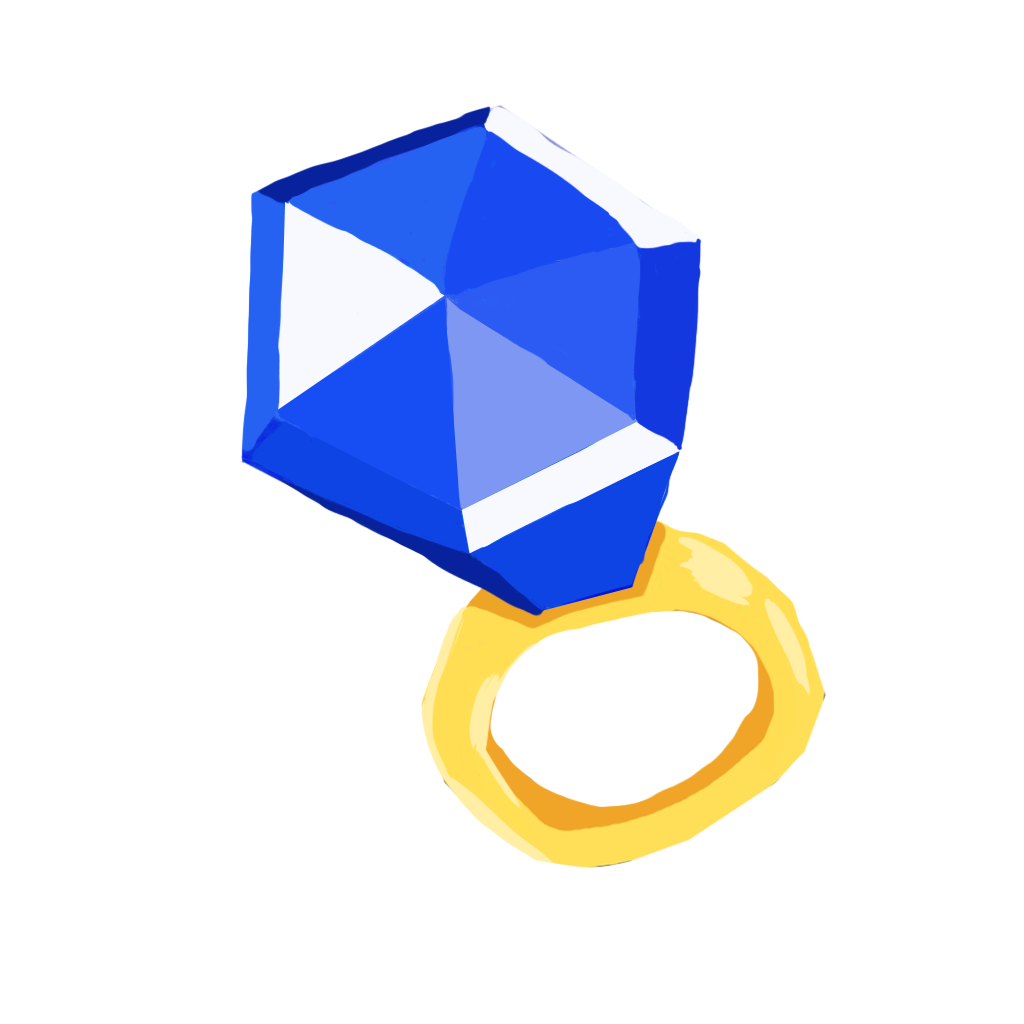
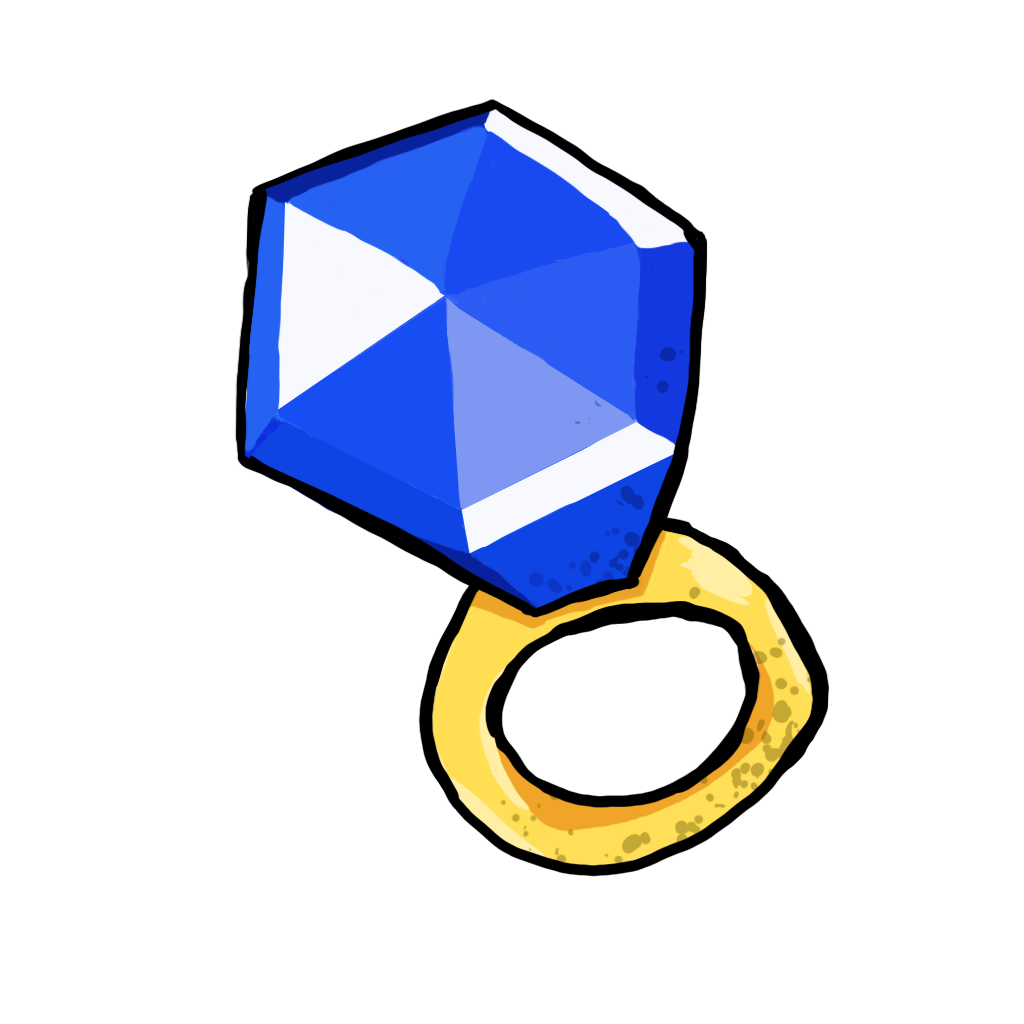
Two versions of the same layered image (1024px x 1024px). Layer-by-layer changes:
added layer "Layer 2" above "Layer 1" over [235, 98, 829, 877]
added layer "Layer 1" (40%) above "Camada 2" over [494, 346, 829, 866]
painted on "Camada 0" over [440, 527, 826, 756]
